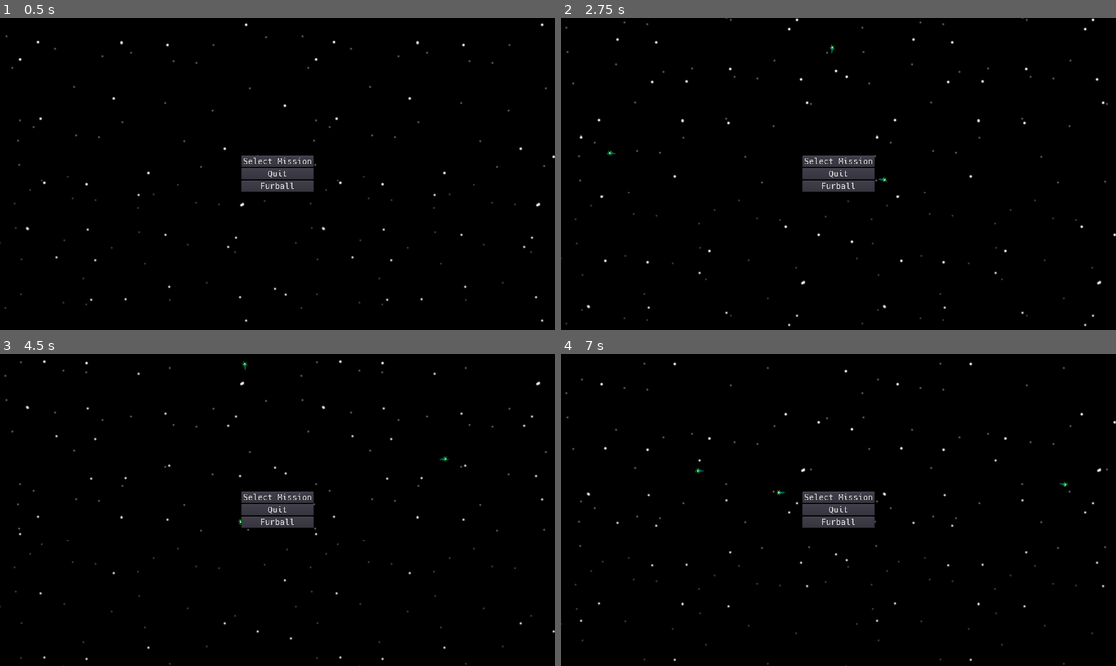
Above: before the commit, frames 1-4 (two rows, left to right).
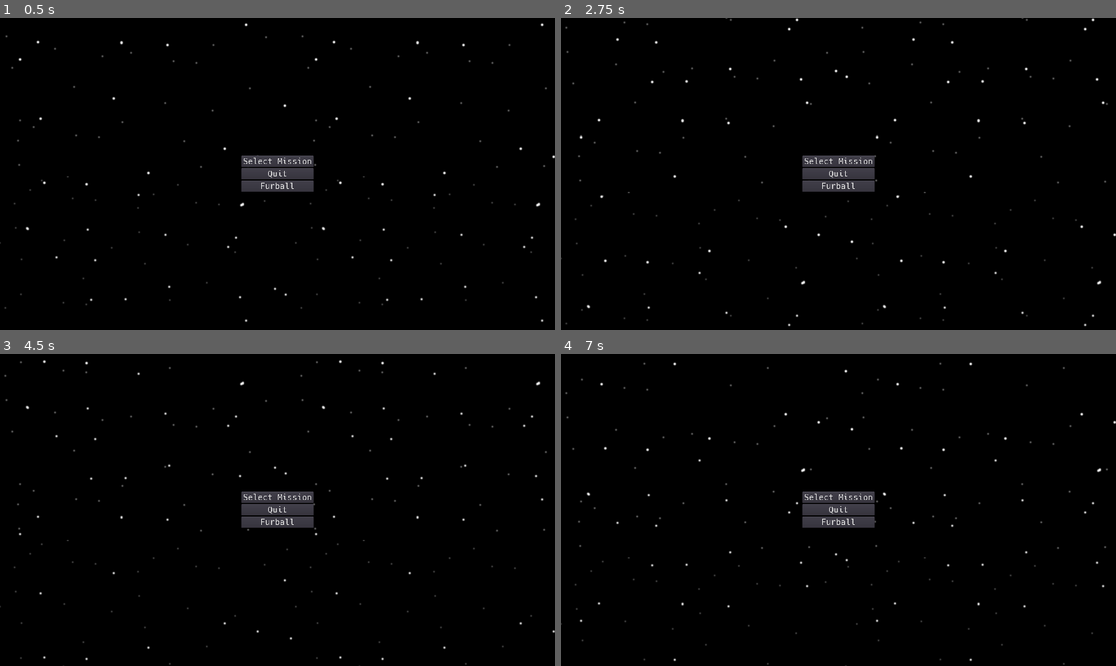
Above: after the commit, the same moments.

Repository: intrepidhero-coder/gameoff2021
Game: Godot game, scene res://scenes/main.tscn
Same seed, same stepped clock (60 frames per second), same inputs: the game is played once before the commit and once after it.
Inputs:
- Up to frame 1 (0.5 s): no input
- Up to frame 2 (2.75 s): tap Enter (escape) at 0.5 s; hold Right (right) 0.53-1.28 s; hold Space (action) 0.53-1.28 s; hold Down (down) 1.28-2.03 s; tap Space (action) at 1.35 s; hold Right (right) from 2.03 s (still down); hold Space (action) from 2.03 s (still down); tap T (target_cycle) at 2.1 s
- Up to frame 3 (4.5 s): release Right (right) at 2.78 s; release Space (action) at 2.78 s; hold Up (up) 2.78-3.53 s; tap R (target_nearest) at 2.85 s; tap Space (action) at 3.05, 4.35 s; hold Space (action) 3.53-4.28 s; hold Left (left) from 3.53 s (still down); tap Enter (escape) at 4.15 s
- Up to frame 4 (7 s): release Left (left) at 5.03 s; hold Down (down) 5.03-5.78 s; hold Space (action) 5.03-5.78 s; tap T (target_cycle) at 5.1 s; hold Right (right) 5.78-6.53 s; tap R (target_nearest) at 5.85 s; tap Space (action) at 6.05 s; hold Up (up) from 6.53 s (still down); hold Space (action) from 6.53 s (still down)

Frame 1 is identical in both runs. In frame 2, less than 0.1% of the frame differs, in the area x 8-59%, y 8-53%; in frame 3, less than 0.1%; in frame 4, less than 0.1%, in the area x 24-92%, y 36-46%.

Commit message:
More key hints and key options.

Diff:
--- a/project.godot
+++ b/project.godot
@@ -30,21 +30,25 @@
 up={
 "deadzone": 0.5,
 "events": [ Object(InputEventKey,"resource_local_to_scene":false,"resource_name":"","device":0,"alt":false,"shift":false,"control":false,"meta":false,"command":false,"pressed":false,"scancode":16777232,"unicode":0,"echo":false,"script":null)
+, Object(InputEventKey,"resource_local_to_scene":false,"resource_name":"","device":0,"alt":false,"shift":false,"control":false,"meta":false,"command":false,"pressed":false,"scancode":87,"unicode":0,"echo":false,"script":null)
  ]
 }
 down={
 "deadzone": 0.5,
 "events": [ Object(InputEventKey,"resource_local_to_scene":false,"resource_name":"","device":0,"alt":false,"shift":false,"control":false,"meta":false,"command":false,"pressed":false,"scancode":16777234,"unicode":0,"echo":false,"script":null)
+, Object(InputEventKey,"resource_local_to_scene":false,"resource_name":"","device":0,"alt":false,"shift":false,"control":false,"meta":false,"command":false,"pressed":false,"scancode":83,"unicode":0,"echo":false,"script":null)
  ]
 }
 left={
 "deadzone": 0.5,
 "events": [ Object(InputEventKey,"resource_local_to_scene":false,"resource_name":"","device":0,"alt":false,"shift":false,"control":false,"meta":false,"command":false,"pressed":false,"scancode":16777231,"unicode":0,"echo":false,"script":null)
+, Object(InputEventKey,"resource_local_to_scene":false,"resource_name":"","device":0,"alt":false,"shift":false,"control":false,"meta":false,"command":false,"pressed":false,"scancode":65,"unicode":0,"echo":false,"script":null)
  ]
 }
 right={
 "deadzone": 0.5,
 "events": [ Object(InputEventKey,"resource_local_to_scene":false,"resource_name":"","device":0,"alt":false,"shift":false,"control":false,"meta":false,"command":false,"pressed":false,"scancode":16777233,"unicode":0,"echo":false,"script":null)
+, Object(InputEventKey,"resource_local_to_scene":false,"resource_name":"","device":0,"alt":false,"shift":false,"control":false,"meta":false,"command":false,"pressed":false,"scancode":68,"unicode":0,"echo":false,"script":null)
  ]
 }
 action={
--- a/scenes/MissionSummary.tscn
+++ b/scenes/MissionSummary.tscn
@@ -12,9 +12,9 @@
 anchor_top = 0.5
 anchor_right = 0.5
 anchor_bottom = 0.5
-margin_left = -119.0
+margin_left = -217.419
 margin_top = -16.5
-margin_right = 119.0
+margin_right = 20.5812
 margin_bottom = 16.5
 custom_fonts/font = ExtResource( 1 )
 custom_colors/font_color = Color( 1, 0, 0, 1 )
@@ -22,3 +22,19 @@
 __meta__ = {
 "_edit_use_anchors_": false
 }
+
+[node name="Label2" type="Label" parent="."]
+anchor_left = 0.5
+anchor_top = 1.0
+anchor_right = 0.5
+anchor_bottom = 1.0
+margin_left = -207.555
+margin_top = 182.346
+margin_right = 1712.45
+margin_bottom = 232.346
+custom_fonts/font = ExtResource( 1 )
+custom_colors/font_color = Color( 0.443137, 0.443137, 0.443137, 1 )
+text = "Press [enter] or [space]."
+__meta__ = {
+"_edit_use_anchors_": false
+}
--- a/scenes/briefing.tscn
+++ b/scenes/briefing.tscn
@@ -306,6 +306,21 @@
 "_edit_use_anchors_": false
 }
 
+[node name="Label" type="Label" parent="."]
+anchor_left = 0.5
+anchor_top = 1.0
+anchor_right = 0.5
+anchor_bottom = 1.0
+margin_left = -960.002
+margin_top = -50.0
+margin_right = 960.002
+custom_fonts/font = ExtResource( 4 )
+custom_colors/font_color = Color( 0.443137, 0.443137, 0.443137, 1 )
+text = "Press [enter] or [space] to skip ahead."
+__meta__ = {
+"_edit_use_anchors_": false
+}
+
 [node name="PlayerTileMap" type="TileMap" parent="."]
 tile_set = SubResource( 21 )
 cell_size = Vector2( 350, 300 )
--- a/scripts/MissionSummary.gd
+++ b/scripts/MissionSummary.gd
@@ -19,4 +19,5 @@
 	else:
 		$Label.text = "Kills: %d Hits: %d Shots: %d" % [kills, hits, shots]
 	var viewRect = parent.get_viewport_rect()
-	#$Label.rect_position = -(viewRect.size - $Label.rect_size) / 2
+	#$Label2.rect_position.x = -(viewRect.size.x - $Label2.rect_size.x) / 2
+	#$Label2.rect_position.y = viewRect.size.y / 2
--- a/scripts/briefing.gd
+++ b/scripts/briefing.gd
@@ -37,7 +37,7 @@
 
 func _process(delta):
 	if parent.state == parent.BRIEF:
-		if Input.is_action_just_pressed("escape"):
+		if Input.is_action_just_pressed("escape") or Input.is_action_just_pressed("action"):
 			advance_speech()
 
 func done():
--- a/scripts/main.gd
+++ b/scripts/main.gd
@@ -88,12 +88,12 @@
 		if Input.is_action_just_pressed("escape"):
 			setup_state(PAUSE)
 	elif state == PAUSE:
-		if Input.is_action_just_pressed("escape"):
+		if Input.is_action_just_pressed("escape") or Input.is_action_just_pressed("action"):
 			setup_state(GAME)
 	elif state == BRIEF:
 		pass
 	elif state == MISSION_SUMMARY:
-		if Input.is_action_just_pressed("escape"):
+		if Input.is_action_just_pressed("escape") or Input.is_action_just_pressed("action"):
 			setup_state(MENU)
 
 # checks for scenario events
--- a/scripts/player.gd
+++ b/scripts/player.gd
@@ -70,7 +70,7 @@
 
 func _process(delta):
 	$".."/HUD.set_health(health)
-	if health > 0:
+	if health > 0 and $"..".state == $"..".GAME:
 		var a = 0
 		if Input.is_action_pressed("right"):
 			attitude += (2*PI) * delta
Not shown, changed: README
